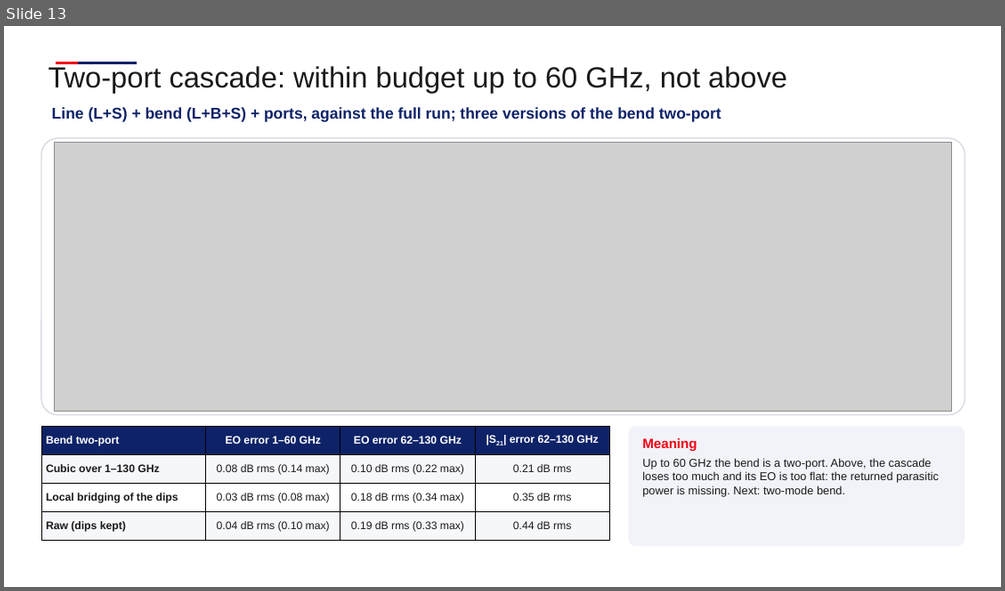
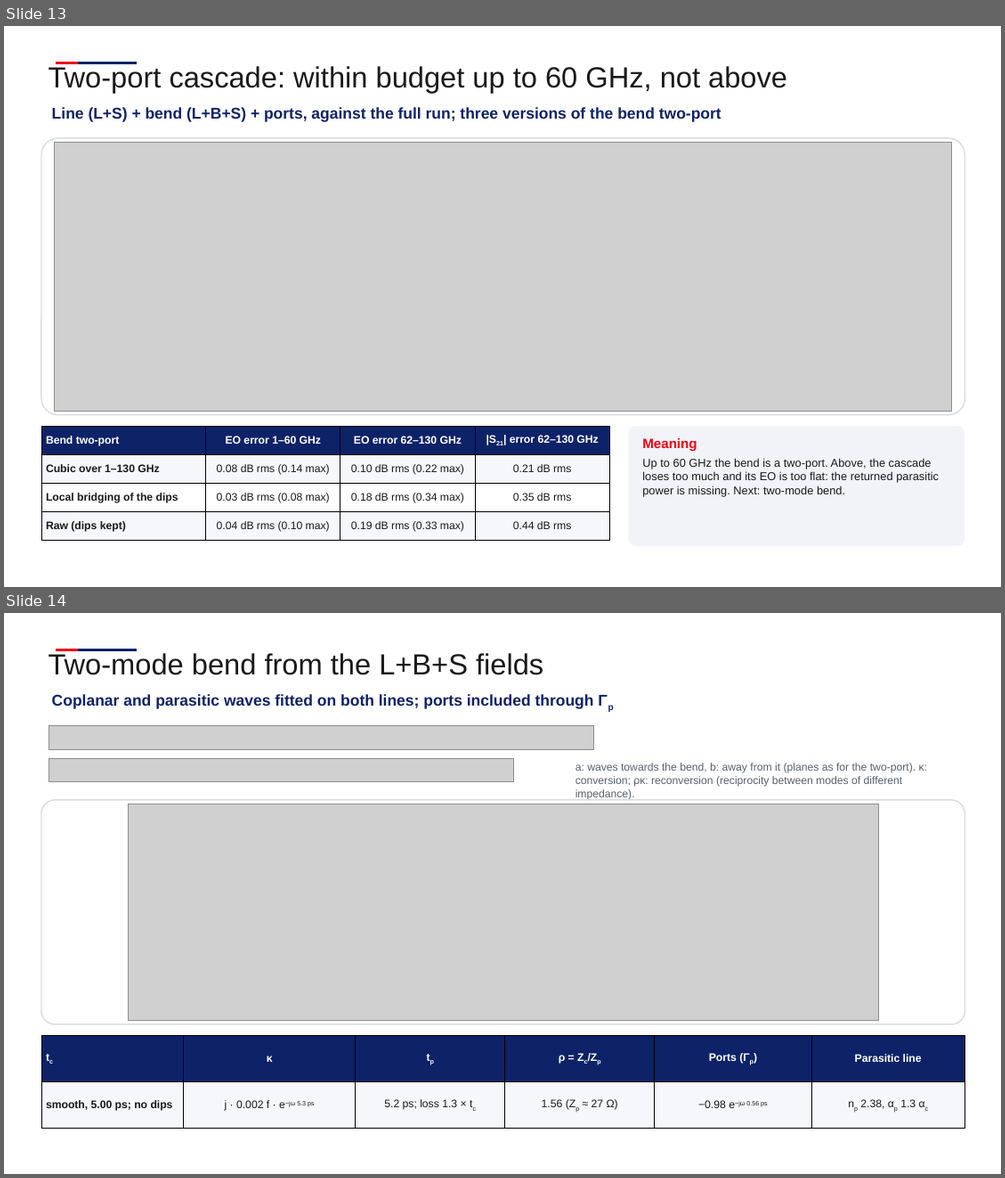
Before and after one commit to andreimuresian/claude, a slide deck: docs/cst/Equalization/Equalisation.pptx. Shown one above the other, each under a label of ours: slide 13 before the commit, slides 13 and 14 after it. The pictures are 1005x591 and 1005x1178 pixels, drawn with LibreOffice and Linux fonts; fonts in the diff are those of the drawing; grey boxes stand for pictures; background and template pictures are left out. Boxes give left, top, right and bottom in pixels: in the first picture for what was removed or moved away, otherwise in the second. Text is boxed around its words. In the diff, an @@ line names an element or a change of style, - is before the commit and + after.

```diff
--- a/docs/cst/Equalization/Equalisation.pptx
+++ b/docs/cst/Equalization/Equalisation.pptx
@@ slide 14 added at [4,613,1001,1174], background #FFFFFF; not listed: 2 template elements that a slide beside it also shows @@
@@ text added at [48,653,543,675], 28 pt, text #1A1A1A @@
+Two-mode bend from the L+B+S fields
@@ text added at [52,694,594,709], 15 pt, text #0E2268, bold @@
+Coplanar and parasitic waves fitted on both lines; ports included through Γp
@@ picture added at [48,725,594,750] @@
@@ picture added at [48,759,514,781] @@
@@ text added at [575,763,927,799], 10.5 pt, text #5A606E @@
+a: waves towards the bend, b: away from it (planes as for the two-port). κ: conversion; ρκ: reconversion (reciprocity between modes of different impedance).
@@ rounded rectangle added at [41,800,965,1024], fill #FFFFFF, outline #D9DCE3 1.25 pt @@
@@ picture added at [128,803,879,1021] @@
@@ table added at [41,1036,965,1128], 2 rows, 6 columns @@
+tc | κ | tp | ρ = Zc/Zp | Ports (Γp) | Parasitic line
+smooth, 5.00 ps; no dips | j · 0.002 f · e−jω 5.3 ps | 5.2 ps; loss 1.3 × tc | 1.56 (Zp ≈ 27 Ω) | −0.98 e−jω 0.56 ps | np 2.38, αp 1.3 αc
```
Also in this commit, not shown: 1 other slide added, 14 other files.
